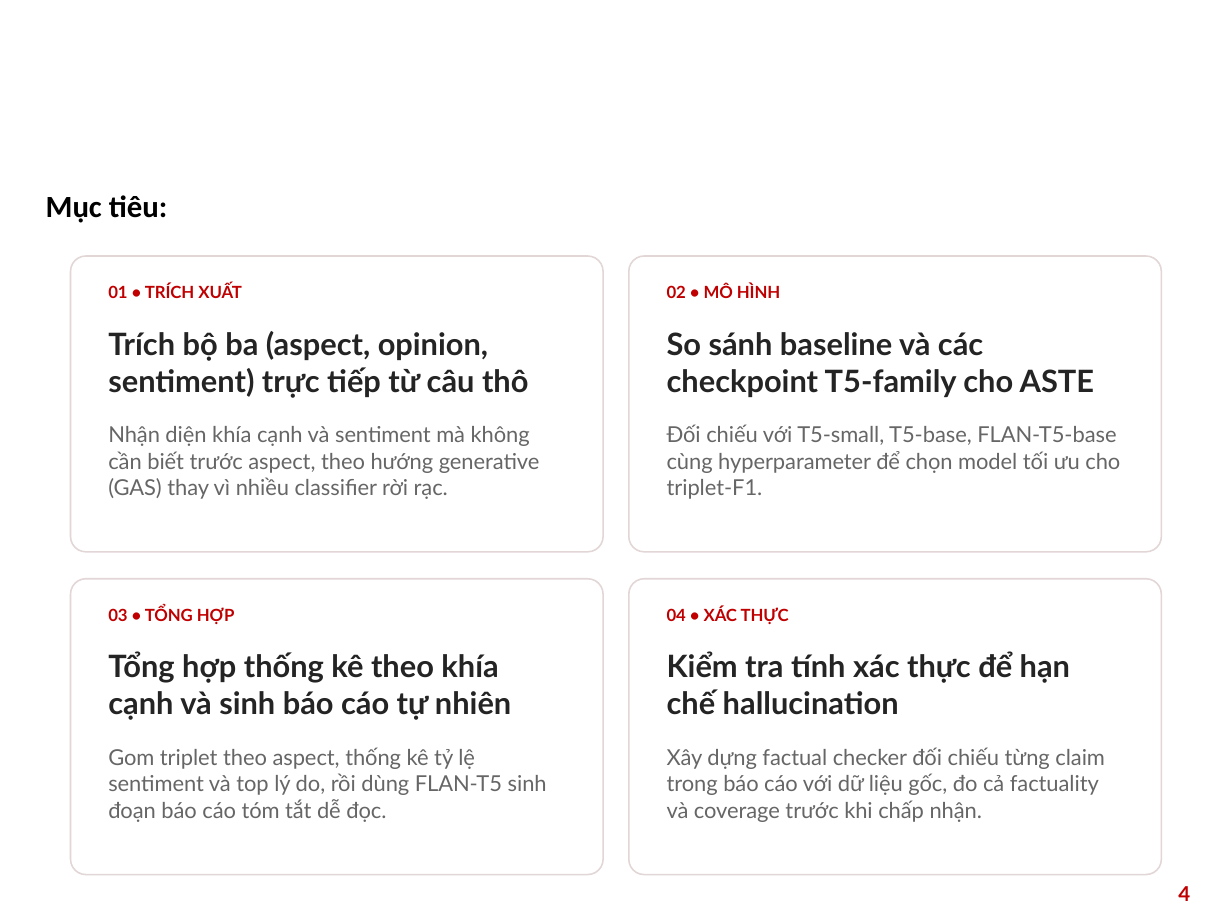
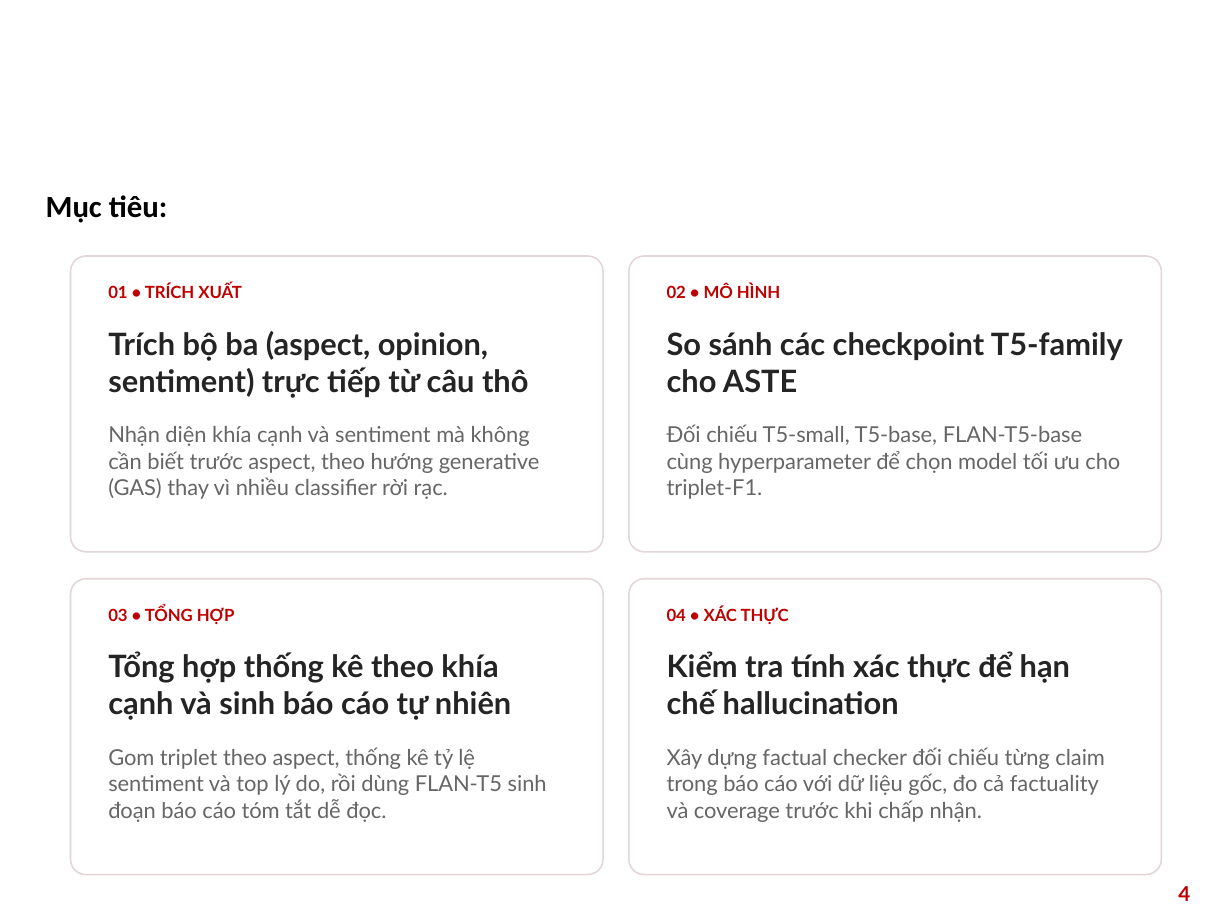
Before and after one commit to dattm27/20252B-Gen-AI, a slide deck: slide 4 of report/Nhom_15_GenAI.pptx. Drawn at 1232x924 pixels with LibreOffice and Linux fonts; fonts in the diff are those of the drawing; background and template pictures are left out. Boxes give left, top, right and bottom in pixels: in the first picture for what was removed or moved away, otherwise in the second. Text is boxed around its words. In the diff, an @@ line names an element or a change of style, - is before the commit and + after.

Commit message:
update slides

```diff
--- a/report/Nhom_15_GenAI.pptx
+++ b/report/Nhom_15_GenAI.pptx
@@ text at bbox=[667, 332, 1123, 393]: text changed @@
-So sánh baseline và các checkpoint T5-family cho ASTE
+So sánh các checkpoint T5-family cho ASTE
@@ text at bbox=[667, 424, 1120, 499]: text changed @@
-Đối chiếu với T5-small, T5-base, FLAN-T5-base cùng hyperparameter để chọn model tối ưu cho triplet-F1.
+Đối chiếu T5-small, T5-base, FLAN-T5-base cùng hyperparameter để chọn model tối ưu cho triplet-F1.
```
